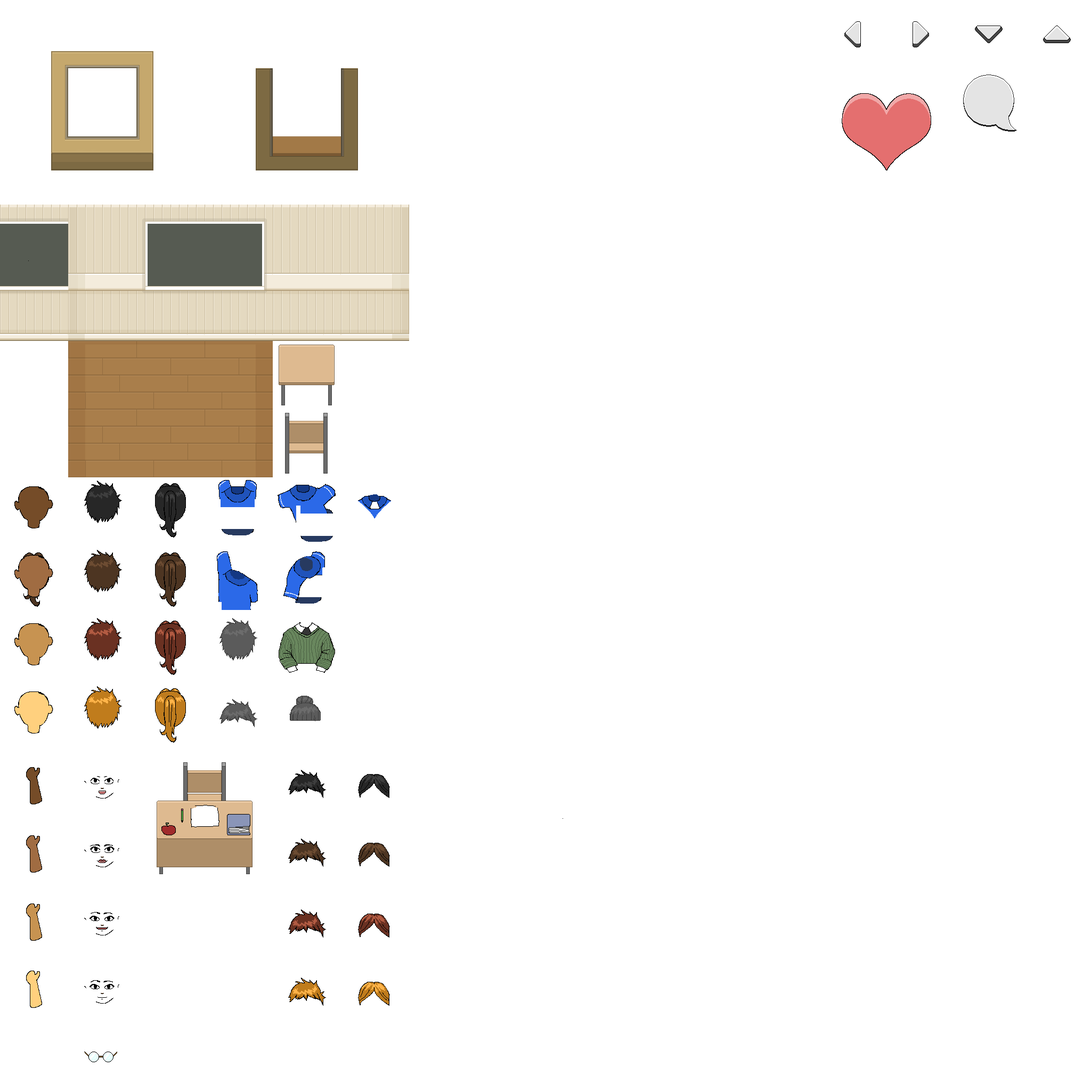
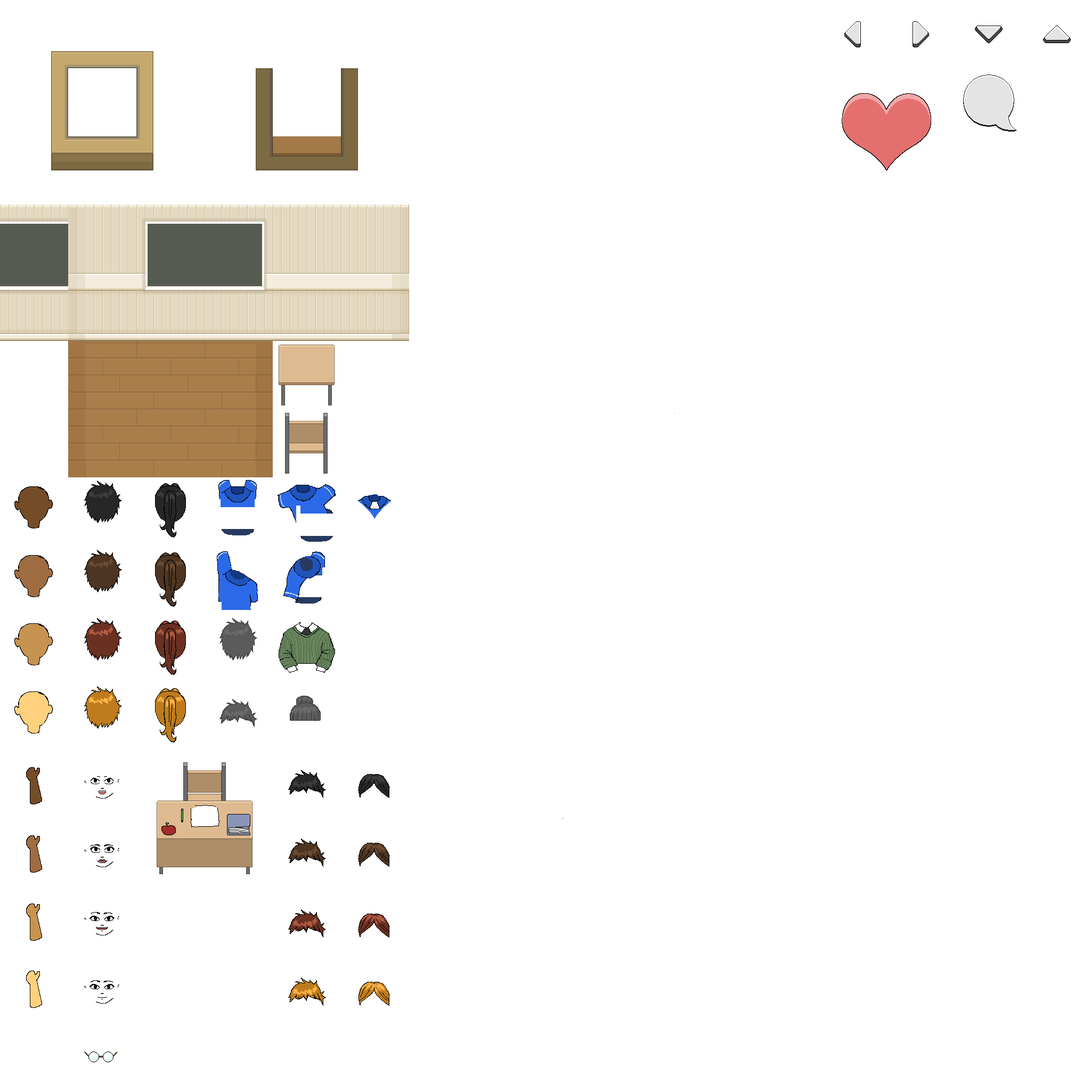
Layered file, before and after one edit (1091 × 1091). Changes by layer:
removed layer "Layer 27" over bbox(22, 552, 50, 608)
